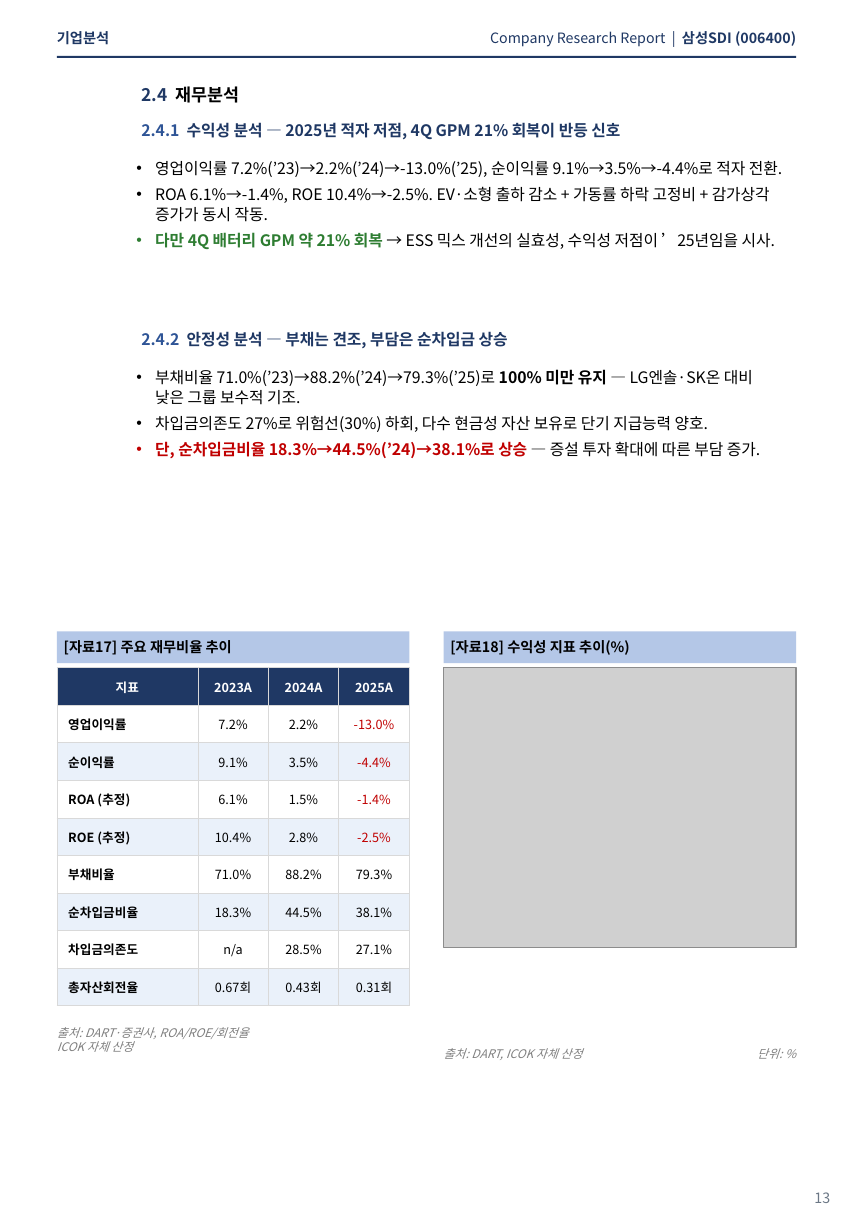
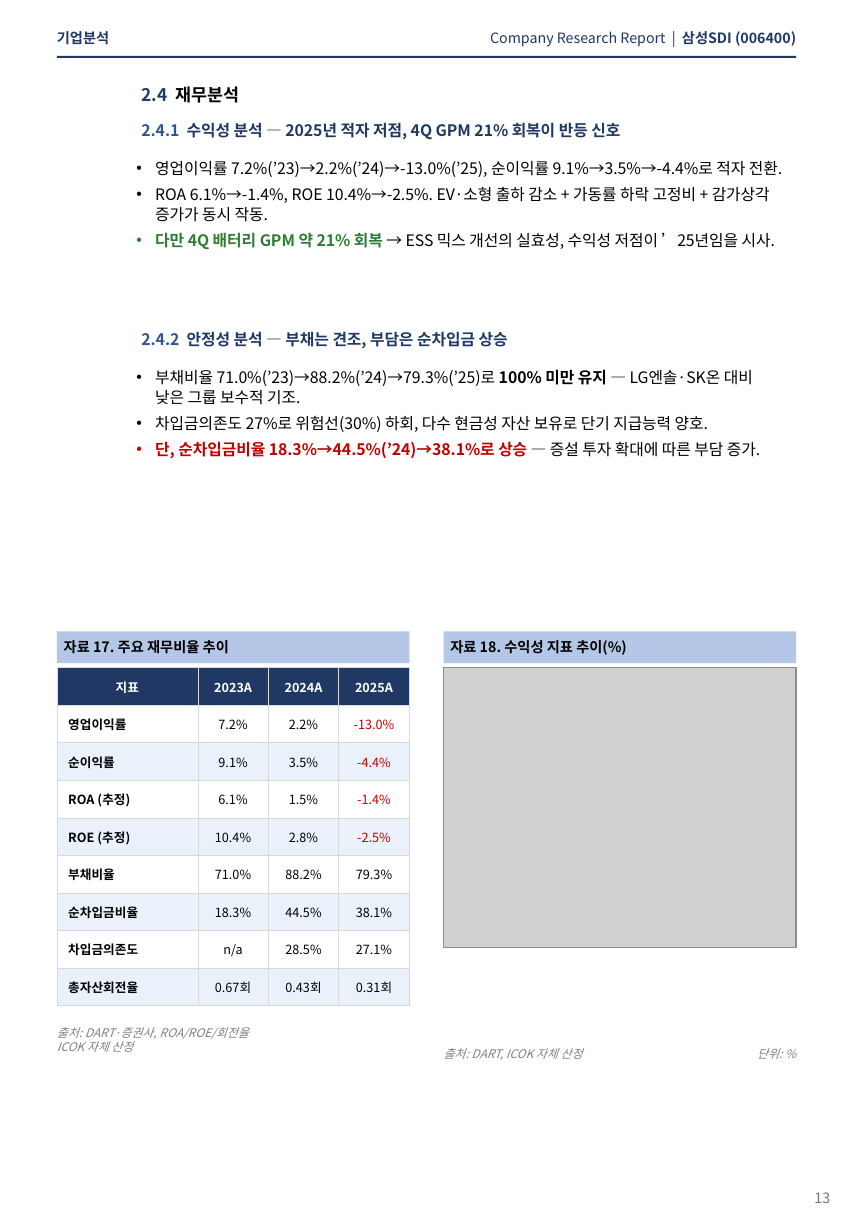
Before and after one commit to ICOKFund/Margin04, a slide deck: slide 12 of ICOK_삼성SDI_006400.pptx. Drawn at 853x1232 pixels with LibreOffice and Linux fonts; fonts in the diff are those of the drawing; grey boxes stand for pictures. Boxes give left, top, right and bottom in pixels: in the first picture for what was removed or moved away, otherwise in the second. Text is boxed around its words. In the diff, an @@ line names an element or a change of style, - is before the commit and + after.

```diff
--- a/ICOK_삼성SDI_006400.pptx
+++ b/ICOK_삼성SDI_006400.pptx
@@ text at (64,640,229,654): text changed @@
-[자료17] 주요 재무비율 추이
+자료 17. 주요 재무비율 추이
@@ text at (450,640,627,655): text changed @@
-[자료18] 수익성 지표 추이(%)
+자료 18. 수익성 지표 추이(%)
```
Also in this commit, not shown: 8 other slides changed.
